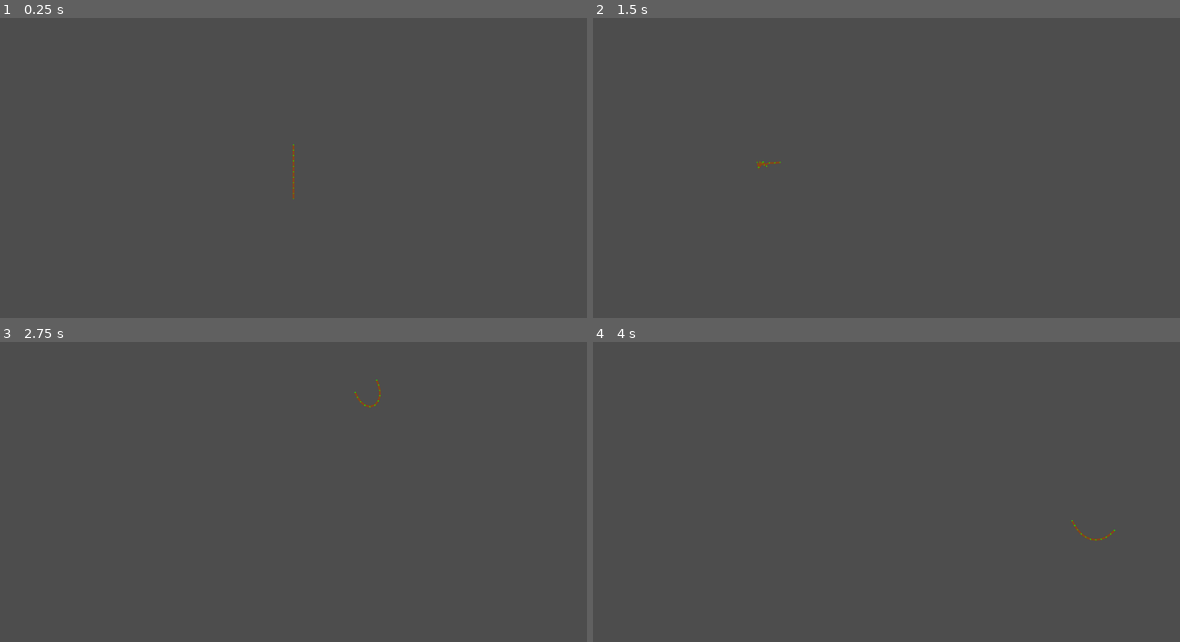
Above: before the commit, frames 1-4 (two rows, left to right).
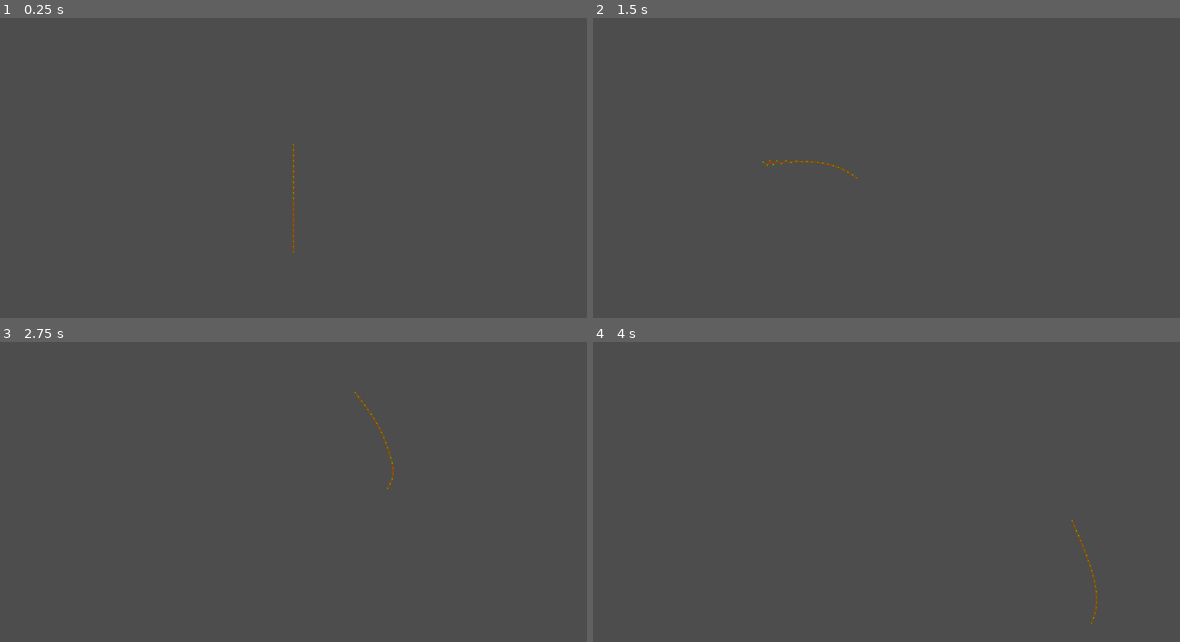
Above: after the commit, the same moments.

Repository: oli-the-broccoli/taught-rope
Game: Godot game, scene res://soft_rope_test.tscn
Two runs of this game, one before a commit and one after it. Both use one fixed random seed, a clock stepped at 60 frames per second and the inputs below.
Inputs (mouse positions are in pixels of both pictures, inside the frame that each line leads up to):
- Up to frame 1 (0.25 s): no input
- Up to frame 2 (1.5 s): tap Enter at 0.5 s; move the mouse to (1021, 129) at 0.52 s; hold Right 0.53-1.28 s; move the mouse to (763, 162) at 1.27 s; hold Down from 1.28 s (still down)
- Up to frame 3 (2.75 s): move the mouse to (358, 393) at 2.02 s; release Down at 2.03 s; hold Right from 2.03 s (still down)
- Up to frame 4 (4 s): move the mouse to (857, 537) at 2.77 s; release Right at 2.78 s; hold Up 2.78-3.53 s; move the mouse to (1074, 522) at 3.52 s; hold Left from 3.53 s (still down)

The runs differ from the first frame. In frame 1, less than 0.1% of the frame differs, in the area x 49-51%, y 49-79%; in frame 2, 0.1%; in frame 3, 0.1%; in frame 4, 0.2%, in the area x 81-89%, y 60-94%.

Commit message:
added more collision objects

Diff:
--- a/soft_rope_test.tscn
+++ b/soft_rope_test.tscn
@@ -1,9 +1,13 @@
-[gd_scene load_steps=4 format=3 uid="uid://brkcns5ekxss2"]
+[gd_scene load_steps=5 format=3 uid="uid://brkcns5ekxss2"]
 
 [ext_resource type="Script" uid="uid://ooqa41wduwk" path="res://soft_rope_test.gd" id="1_x8yrp"]
 [ext_resource type="Script" uid="uid://dukhop6enx3nn" path="res://addons/taught_rope/soft_rope.gd" id="2_63hu4"]
 
 [sub_resource type="CircleShape2D" id="CircleShape2D_63hu4"]
+radius = 58.76
+
+[sub_resource type="RectangleShape2D" id="RectangleShape2D_63hu4"]
+size = Vector2(146.43, 20)
 
 [node name="SoftRopeTest" type="Node2D" node_paths=PackedStringArray("soft_rope")]
 script = ExtResource("1_x8yrp")
@@ -11,13 +15,36 @@
 
 [node name="SoftRope" type="Node2D" parent="."]
 script = ExtResource("2_63hu4")
-itterations = 40
+itterations = 200
+rope_length = 200.0
+segments = 20
 metadata/_custom_type_script = "uid://dukhop6enx3nn"
 
 [node name="Camera2D" type="Camera2D" parent="."]
 
 [node name="RigidBody2D" type="RigidBody2D" parent="."]
-position = Vector2(-203, -373)
+position = Vector2(-262, 27)
+gravity_scale = 0.0
 
 [node name="CollisionShape2D" type="CollisionShape2D" parent="RigidBody2D"]
 shape = SubResource("CircleShape2D_63hu4")
+
+[node name="StaticBody2D" type="StaticBody2D" parent="."]
+position = Vector2(194, 66)
+rotation = -0.5325432
+
+[node name="CollisionShape2D" type="CollisionShape2D" parent="StaticBody2D"]
+shape = SubResource("RectangleShape2D_63hu4")
+
+[node name="StaticBody2D3" type="StaticBody2D" parent="."]
+position = Vector2(-147, 137)
+rotation = 0.036135674
+
+[node name="CollisionShape2D" type="CollisionShape2D" parent="StaticBody2D3"]
+rotation = -0.0051262826
+shape = SubResource("RectangleShape2D_63hu4")
+
+[node name="StaticBody2D2" type="StaticBody2D" parent="."]
+
+[node name="CollisionPolygon2D" type="CollisionPolygon2D" parent="StaticBody2D2"]
+polygon = PackedVector2Array(167, -192, 57, -99, 193, -47, 289, -105, 333, 155, 361, -111, 340, -244, 328, -134)
